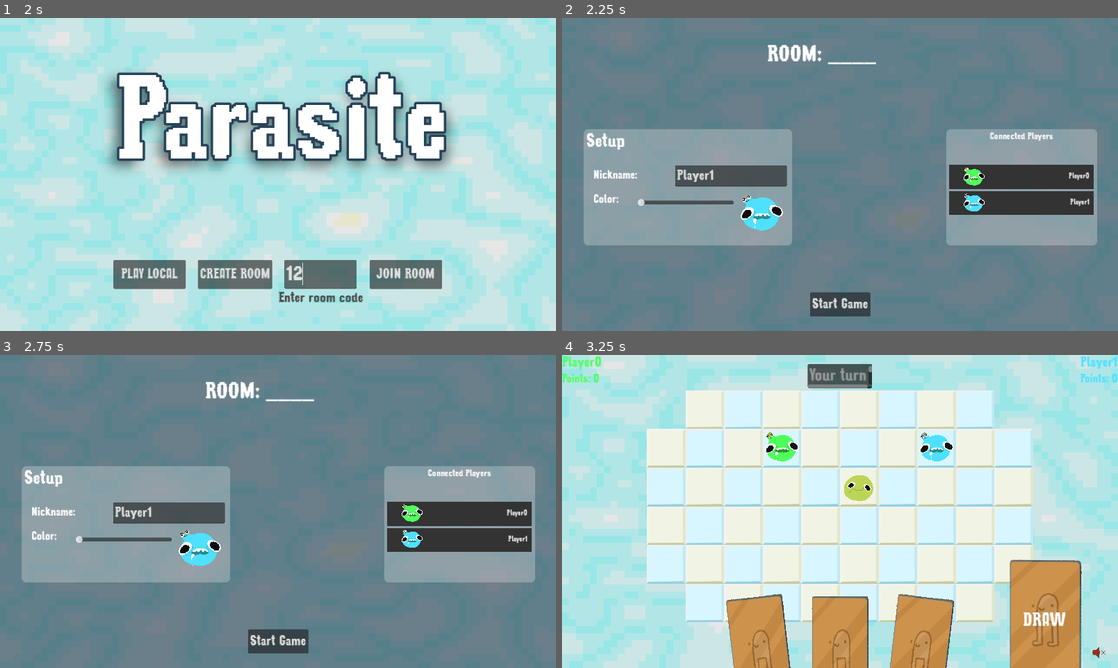
Above: before the commit, frames 1-4 (two rows, left to right).
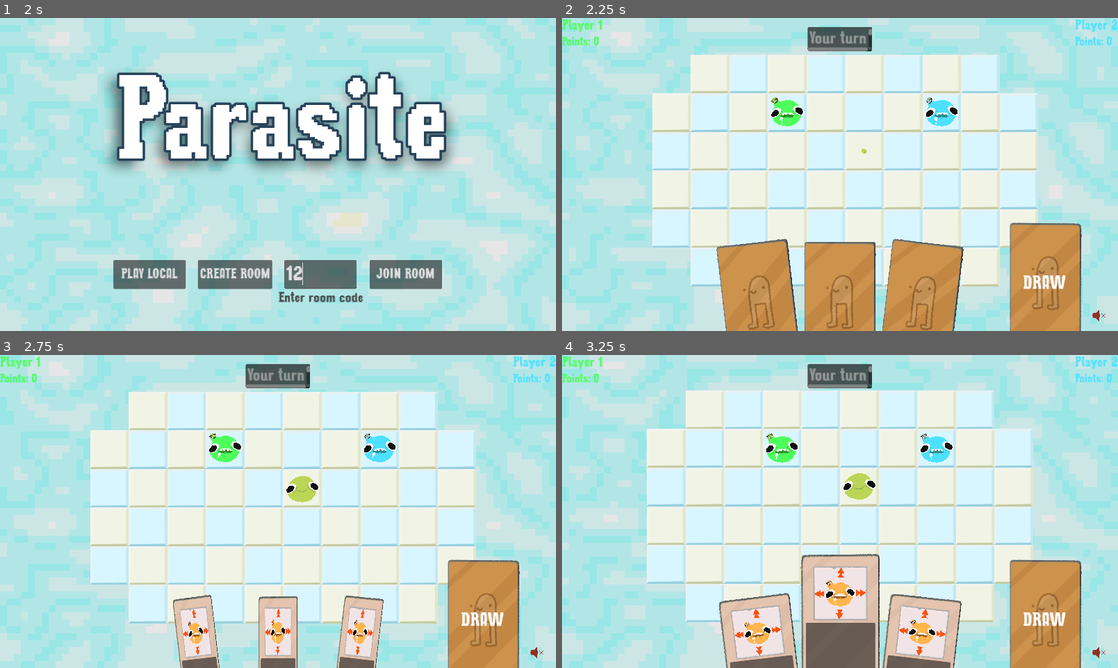
Above: after the commit, the same moments.

Repository: patator62180/GDWL_67
Game: Godot game, scene res://scenes/main/main.tscn
Two runs of this game, one before a commit and one after it. Both use one fixed random seed, a clock stepped at 60 frames per second and the inputs below.
Inputs (mouse positions are in pixels of both pictures, inside the frame that each line leads up to):
- Up to frame 1 (2 s): click "[FAKE] Start as player (local)" at 0.5 s; click (322, 274) at 1.27 s; type "12" at 1.35 s
- Up to frame 2 (2.25 s): click "PLAY LOCAL" at 2 s
- Up to frame 3 (2.75 s): no input
- Up to frame 4 (3.25 s): click (840, 642) at 2.75 s, where only the run before the commit has a clickable "Start Game"

Frame 1 is identical in both runs. In frame 2, 100% of the frame differs, in the area x 0-100%, y 0-100%; in frame 3, 100%; in frame 4, 11%.

Commit message:
fix local multiplayer

Diff:
--- a/scenes/game/game.gd
+++ b/scenes/game/game.gd
@@ -21,7 +21,7 @@
 
     func _init(peer_id: int):
         self.peer_id = peer_id
-        self.nickname = 'Player%d' % peer_id
+        self.nickname = 'Player %d' % peer_id
         self.color = randf()
 
 var peer_players: Array[PeerPlayer] = []
@@ -217,12 +217,14 @@
         Mediator.instance.call_on_players(player_controller.update_connected_player, peer_player_index, peer_players[peer_player_index].nickname, peer_players[peer_player_index].color)
 
     if player_index == 1:
-        Mediator.instance.call_on_player(peer_players[0].peer_id, player_controller.give_start_game_permission)
+        if Mediator.instance.is_couch:
+            start_game()
+        else:
+            Mediator.instance.call_on_player(peer_players[0].peer_id, player_controller.give_start_game_permission)
 
 func move_player(player_index: int, action: String):
     if Mediator.instance.is_server():
         player_managers.array[player_index].process_action(action)
-
 
 @rpc('authority')
 func propagate_add_wall(grid_pos: Vector2, tile_index: int):
--- a/scenes/game/player_controller.gd
+++ b/scenes/game/player_controller.gd
@@ -69,10 +69,10 @@
     Mediator.instance.call_on_server(game.update_color, player_index, color)
 
 func is_player_active_turn():
-    return player_index_playing == player_index and game_turn_state == TurnState.PLAYER_TURN
+    return player_index_playing == player_index
 
 func can_play():
-    return Mediator.instance.is_couch or is_player_active_turn()
+    return game_turn_state == TurnState.PLAYER_TURN and (Mediator.instance.is_couch or is_player_active_turn())
 
 func on_cell_click(grid_pos: Vector2):
     if Mediator.instance.is_player() and can_play():
--- a/scenes/lobby/lobby.gd
+++ b/scenes/lobby/lobby.gd
@@ -24,7 +24,7 @@
         color_picker_player_preview.color = value
 
 func _ready():
-    if Mediator.instance and Mediator.instance.is_server(false):
+    if Mediator.instance and Mediator.instance.is_server():
         close()
     else:
         nickname_edit.text_changed.connect(on_text_changed)
--- a/scenes/main/mediator.gd
+++ b/scenes/main/mediator.gd
@@ -14,8 +14,8 @@
 func is_player():
     return is_couch or (multiplayer and not multiplayer.is_server())
 
-func is_server(include_couch=true):
-    return (include_couch and is_couch) or (not is_couch and multiplayer and multiplayer.is_server())
+func is_server():
+    return is_couch or (multiplayer and multiplayer.is_server())
 
 func call_on_server(callable, arg1 = null, arg2 = null, arg3 = null):
     if is_couch:
@@ -81,7 +81,7 @@
 
 func listen_peer_player_connection(callable):
     if is_couch:
-        callable.call(0)
         callable.call(1)
+        callable.call(2)
     else:
         Immersive.client.peer_player_joined.connect(callable)
